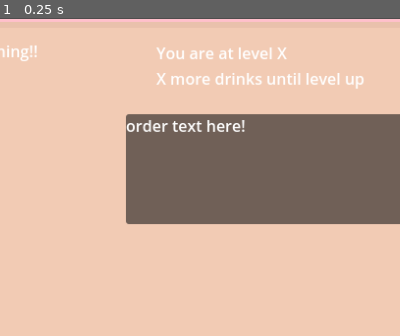
Above: before the commit, frame 1.
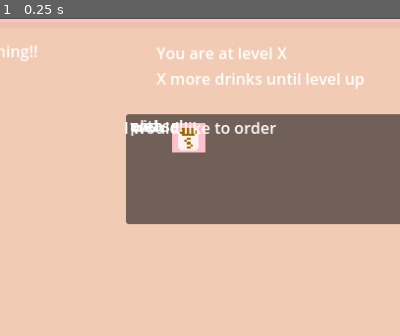
Above: after the commit, the same moment.

Repository: aylabaguette/40sGame
Game: Godot game, scene res://scenes/main.tscn
Same seed, same stepped clock (60 frames per second), same inputs: the game is played once before the commit and once after it.
Inputs:
- Up to frame 1 (0.25 s): no input
The pictures show only the part of the screen within x 38-88%, y 0-50%; the shares and areas given below are measured in that part.

The runs differ from the first frame. In frame 1, 1.5% of the frame differs, in the area x 31-69%, y 32-43%.

Commit message:
worked on the layout of the speech bubble and started integrating the textures and the words

Diff:
--- a/40s-game/scenes/Shop.tscn
+++ b/40s-game/scenes/Shop.tscn
@@ -105,13 +105,33 @@
 
 [node name="image" type="TextureRect" parent="SpeechBubble/Panel"]
 layout_mode = 0
-offset_left = 1.0
-offset_right = 307.0
-offset_bottom = 111.0
+offset_left = -4.0
+offset_top = 3.0
+offset_right = 369.0
+offset_bottom = 215.0
+expand_mode = 3
+stretch_mode = 4
 
 [node name="Label" type="Label" parent="SpeechBubble/Panel"]
 layout_mode = 0
-offset_right = 308.0
-offset_bottom = 111.0
+offset_left = -2.0
+offset_top = 2.0
+offset_right = 305.0
+offset_bottom = 108.0
+
+[node name="Label2" type="Label" parent="SpeechBubble/Panel"]
+layout_mode = 0
+offset_right = 40.0
+offset_bottom = 23.0
+
+[node name="Label3" type="Label" parent="SpeechBubble/Panel"]
+layout_mode = 0
+offset_right = 40.0
+offset_bottom = 23.0
+
+[node name="Label4" type="Label" parent="SpeechBubble/Panel"]
+layout_mode = 0
+offset_right = 40.0
+offset_bottom = 23.0
 
 [connection signal="pressed" from="Button" to="." method="_on_button_pressed"]
--- a/40s-game/scenes/SpeechBubble.gd
+++ b/40s-game/scenes/SpeechBubble.gd
@@ -4,6 +4,10 @@
 #@onready var speechBubble: Node2D = $"."
 @onready var image: TextureRect = $Panel/image
 @onready var label: Label = $Panel/Label
+@onready var label2: Label = $Panel/Label2
+@onready var label3: Label = $Panel/Label3
+@onready var label4: Label = $Panel/Label4
+
 @onready var panel: Panel = $Panel
 
 # Called when the node enters the scene tree for the first time.
@@ -14,9 +18,13 @@
 
 	#will have to change this variabel to be the randomized toppings that are picked!!??
 	var toppingSelected = "res://sprites/kitchen/toppings - dispenser/brown sugar.PNG"
-	var message = "order text here!"
-	setBubble(toppingSelected, message)
-
+	#var message = "order text here!"
+	#I woudl like to order _flavour_ (photo) with _topping1_ (photo) and _topping2_ (photo) pelase!
+	var message1 = "I would like to order "
+	var message2 = " with "
+	var message3 = " and "
+	var message4 = " please!"
+	setBubble(toppingSelected, message1, message2, message3, message4)
 
 
 # Called every frame. 'delta' is the elapsed time since the previous frame.
@@ -24,9 +32,10 @@
 	pass
 
 
-func setBubble(image_path: String, order: String)-> void:
-	#portrait.texture = load(image_path)
-	#text_label.text = dialogue_text
+func setBubble(image_path: String, order1: String, order2: String, order3: String, order4: String)-> void:
 	var texture = load(image_path)
 	image.texture = texture
-	label.text = order
+	label.text = order1
+	label2.text = order2
+	label3.text = order3
+	label4.text = order4
Not shown, changed: 40s-game/.DS_Store
